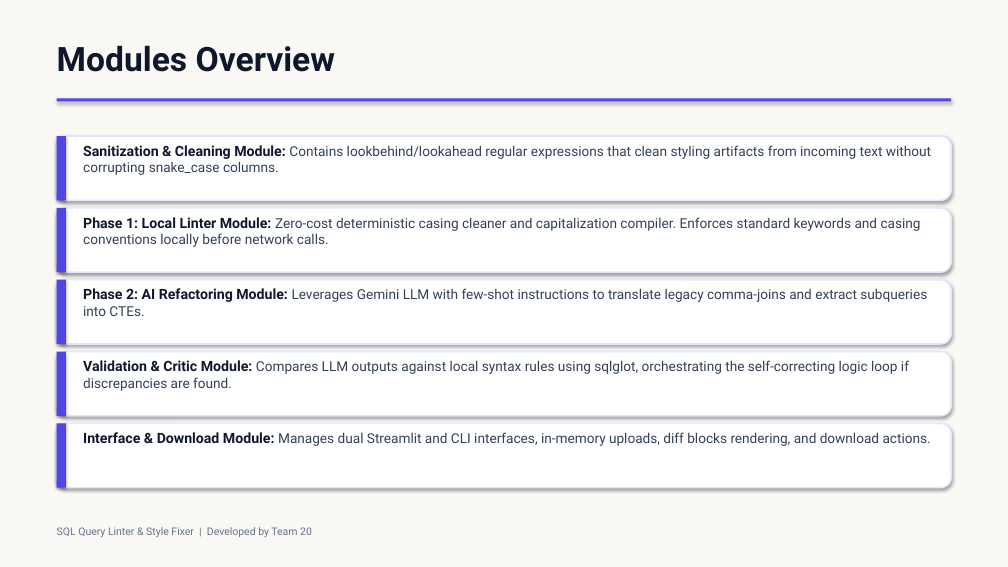
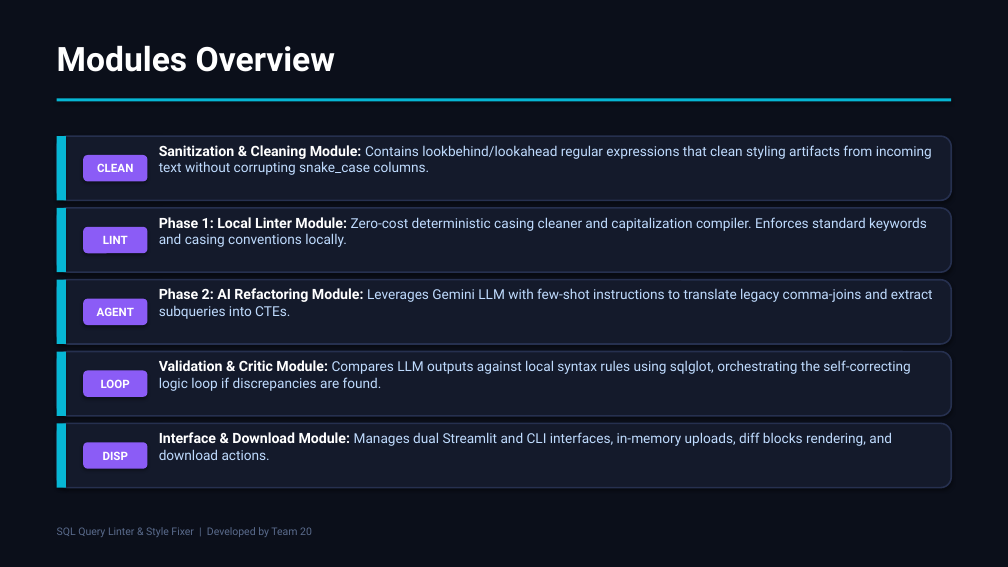
Before and after one commit to bharathpyla/sql-query-linter-style-fixer, a slide deck: slide 6 of Presentation.pptx. Drawn at 1008x567 pixels with LibreOffice and Linux fonts; fonts in the diff are those of the drawing. Boxes give left, top, right and bottom in pixels: in the first picture for what was removed or moved away, otherwise in the second. Text is boxed around its words. In the diff, an @@ line names an element or a change of style, - is before the commit and + after.

Commit message:
Update presentation Presentation.pptx with premium Cyber-Glow tech theme

```diff
--- a/Presentation.pptx
+++ b/Presentation.pptx
@@ background #FAF8F5 to #0B0F1A @@
@@ text "Modules Overview" at (57, 45, 335, 72): text colour #0F172A to #FFFFFF @@
@@ text "Sanitization & Cleaning Module: Contains ...": place and size @@
-text "Sanitization & Cleaning Module: Contains ..." at (83, 145, 931, 175)
+text "Sanitization & Cleaning Module: Contains ..." at (159, 145, 932, 175)
@@ text "Sanitization & Cleaning Module: Contains ..." at (159, 145, 932, 175): text colour #0F172A to #FFFFFF in "Sanitization & Cleaning Module:"; text colour #334155 to #BFDBFE in "Contains lookbehind/lookahead regular expressions that clean ..." @@
@@ rounded rectangle added at (83, 155, 147, 181), fill #8B5CF6, 11 pt, text #FFFFFF, bold @@
+CLEAN
@@ rounded rectangle added at (83, 227, 147, 253), fill #8B5CF6, 11 pt, text #FFFFFF, bold @@
+LINT
@@ text at (159, 217, 927, 247): text changed; text colour #334155 to #BFDBFE @@
-Phase 1: Local Linter Module: Zero-cost deterministic casing cleaner and capitalization compiler. Enforces standard keywords and casing conventions locally before network calls.
+Phase 1: Local Linter Module: Zero-cost deterministic casing cleaner and capitalization compiler. Enforces standard keywords and casing conventions locally.
@@ rounded rectangle added at (83, 299, 147, 325), fill #8B5CF6, 11 pt, text #FFFFFF, bold @@
+AGENT
@@ text "Phase 2: AI Refactoring Module: ...": place and size @@
-text "Phase 2: AI Refactoring Module: ..." at (83, 288, 927, 316)
+text "Phase 2: AI Refactoring Module: ..." at (159, 288, 933, 319)
@@ text "Phase 2: AI Refactoring Module: ..." at (159, 288, 933, 319): text colour #0F172A to #FFFFFF in "Phase 2: AI Refactoring Module:"; text colour #334155 to #BFDBFE in "Leverages Gemini LLM with few-shot instructions to ..." @@
@@ rounded rectangle: place and size @@
-rounded rectangle at (57, 423, 951, 488)
+rounded rectangle at (57, 352, 951, 416)
@@ rectangle: place and size @@
-rectangle at (57, 423, 66, 488)
+rectangle at (57, 352, 66, 416)
@@ text "Validation & Critic Module: Compares ...": place and size @@
-text "Validation & Critic Module: Compares ..." at (83, 360, 909, 391)
+text "Validation & Critic Module: Compares ..." at (159, 360, 910, 391)
@@ text "Validation & Critic Module: Compares ..." at (159, 360, 910, 391): text colour #0F172A to #FFFFFF in "Validation & Critic Module:"; text colour #334155 to #BFDBFE in "Compares LLM outputs against local syntax rules ..." @@
@@ rounded rectangle added at (83, 371, 147, 397), fill #8B5CF6, 11 pt, text #FFFFFF, bold @@
+LOOP
@@ fill #4F46E5 to #06B6D4 in 6 elements at (57, 98, 951, 101), (57, 136, 66, 200), (57, 352, 66, 416), (57, 208, 66, 272), (57, 280, 66, 344), (57, 423, 66, 488) @@
@@ fill #FFFFFF to #141A2B; outline #E0E7FF 1.5 pt to #26304F 1.5 pt in 5 elements at (57, 136, 951, 200), (57, 352, 951, 416), (57, 208, 951, 272), (57, 280, 951, 344), (57, 423, 951, 488) @@
@@ rounded rectangle: place and size @@
-rounded rectangle at (57, 352, 951, 416)
+rounded rectangle at (57, 423, 951, 488)
@@ rectangle: place and size @@
-rectangle at (57, 352, 66, 416)
+rectangle at (57, 423, 66, 488)
@@ rounded rectangle added at (83, 442, 147, 469), fill #8B5CF6, 11 pt, text #FFFFFF, bold @@
+DISP
@@ text "Interface & Download Module: Manages ...": place and size @@
-text "Interface & Download Module: Manages ..." at (83, 432, 931, 446)
+text "Interface & Download Module: Manages ..." at (159, 432, 892, 460)
@@ text "Interface & Download Module: Manages ..." at (159, 432, 892, 460): text colour #0F172A to #FFFFFF in "Interface & Download Module:"; text colour #334155 to #BFDBFE in "Manages dual Streamlit and CLI interfaces, in-memory ..." @@
@@ text "SQL Query Linter & Style ..." at (57, 527, 312, 537): text colour #64748B to #5A6B8C @@
```
Also in this commit, not shown: 7 other slides changed.
